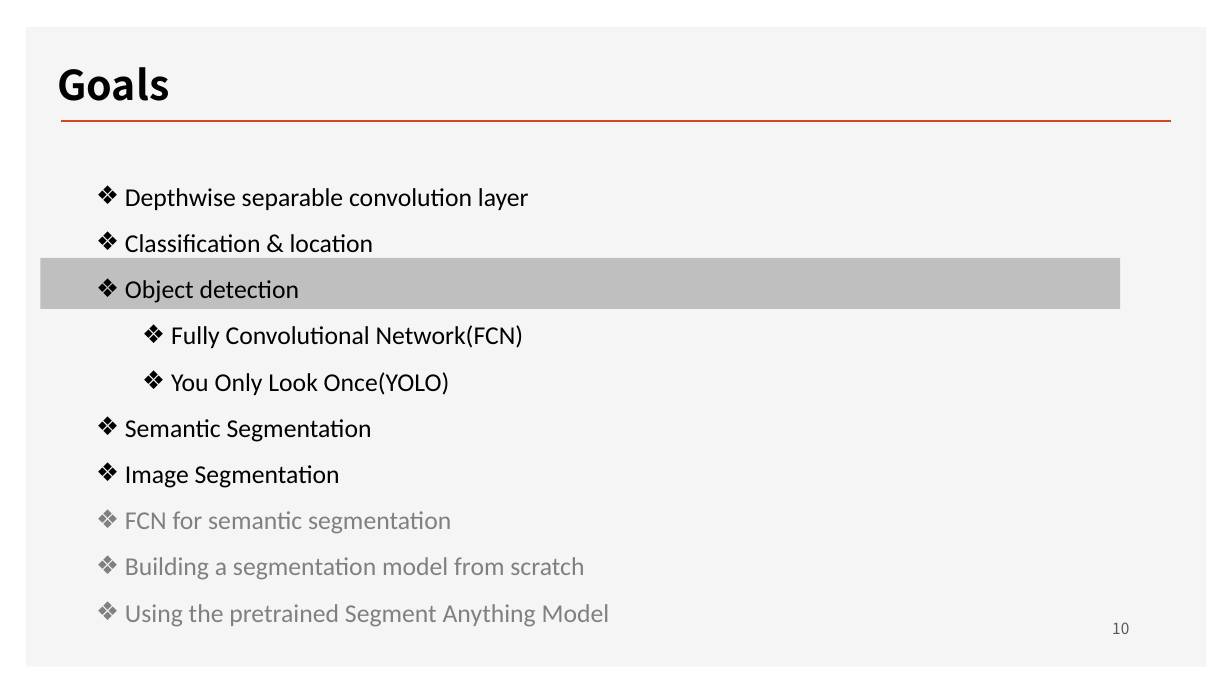
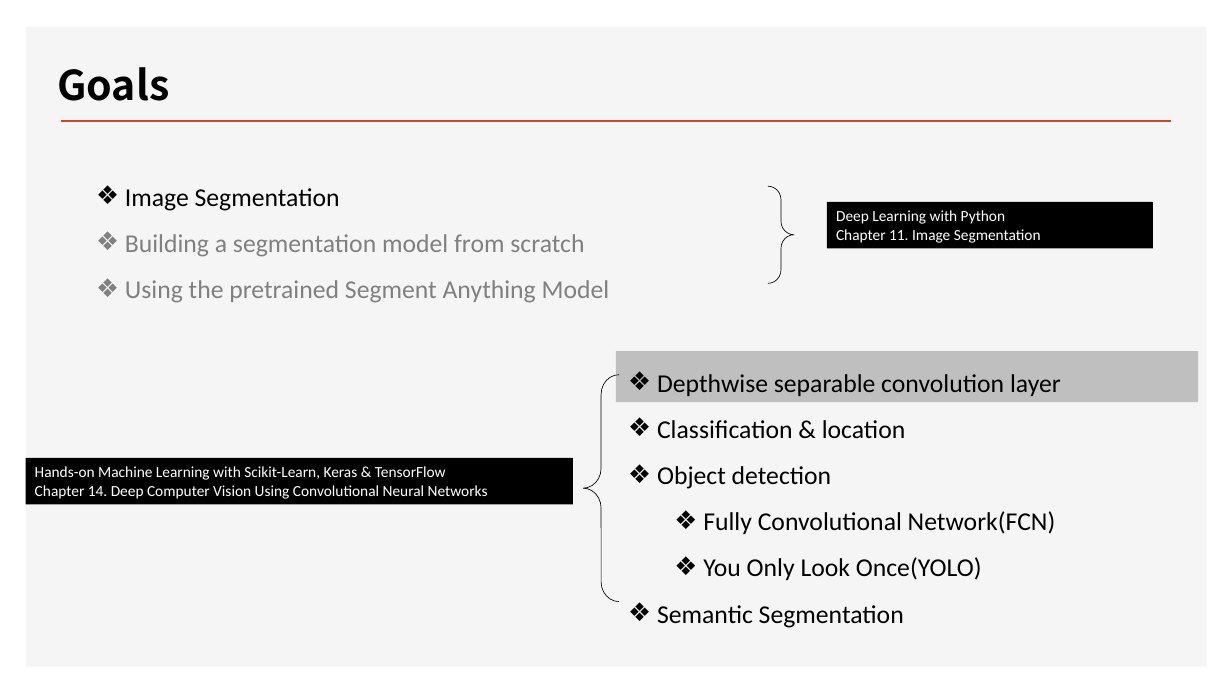
Before and after one commit to ancestor9/2026_Fall_Deep-Learning-with-Python, a slide deck: slide 19 of Chapter 11 Image segmentation.pptx (slide 10 before the commit). Drawn at 1232x693 pixels with LibreOffice and Linux fonts; fonts in the diff are those of the drawing; background and template pictures are left out. Boxes give left, top, right and bottom in pixels: in the first picture for what was removed or moved away, otherwise in the second. Text is boxed around its words. In the diff, an @@ line names an element or a change of style, - is before the commit and + after.

```diff
--- a/Chapter 11 Image segmentation.pptx
+++ b/Chapter 11 Image segmentation.pptx
@@ text at [125, 188, 529, 442]: paragraphs removed @@
-❖ Depthwise separable convolution layer
-❖ Classification & location
-❖ Object detection
-  ❖ Fully Convolutional Network(FCN)
-  ❖ You Only Look Once(YOLO)
-❖ Semantic Segmentation
@@ right brace added at [768, 187, 794, 284], outline #000000 0.5 pt @@
@@ rectangle added at [827, 201, 1153, 248], fill #000000, 12 pt, text #FFFFFF @@
+Deep Learning with Python
+Chapter 11. Image Segmentation
@@ rectangle: place and size @@
-rectangle at [41, 258, 1121, 309]
+rectangle at [616, 351, 1199, 402]
@@ left brace added at [583, 375, 619, 603], outline #000000 0.5 pt @@
@@ text added at [657, 374, 1061, 628], 20 pt, text #000000 @@
+❖ Depthwise separable convolution layer
+❖ Classification & location
+❖ Object detection
+  ❖ Fully Convolutional Network(FCN)
+  ❖ You Only Look Once(YOLO)
+❖ Semantic Segmentation
@@ rectangle added at [26, 458, 573, 505], fill #000000, 12 pt, text #FFFFFF @@
+Hands-on Machine Learning with Scikit-Learn, Keras & TensorFlow
+Chapter 14. Deep Computer Vision Using Convolutional Neural Networks
@@ text at [125, 511, 451, 534]: paragraph removed @@
-❖ FCN for semantic segmentation
@@ page number removed at [1112, 622, 1129, 634] @@
-10
```
Also in this commit, not shown: 6 other slides changed, 6 slides added, 1 slide removed.
